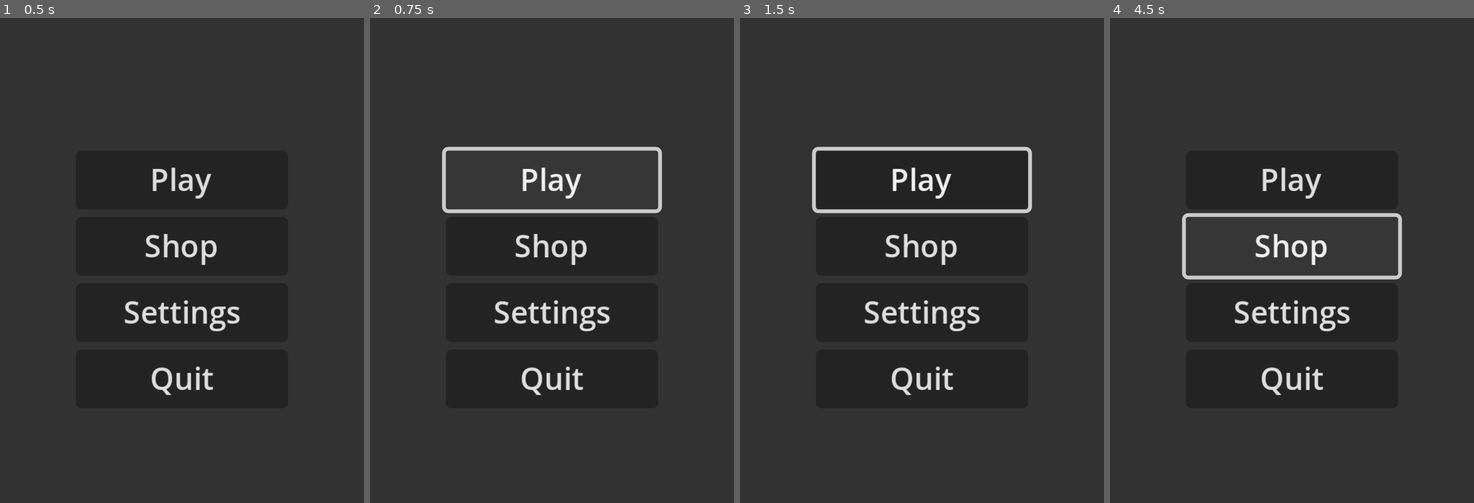
Above: before the commit, frames 1-4 (left to right).
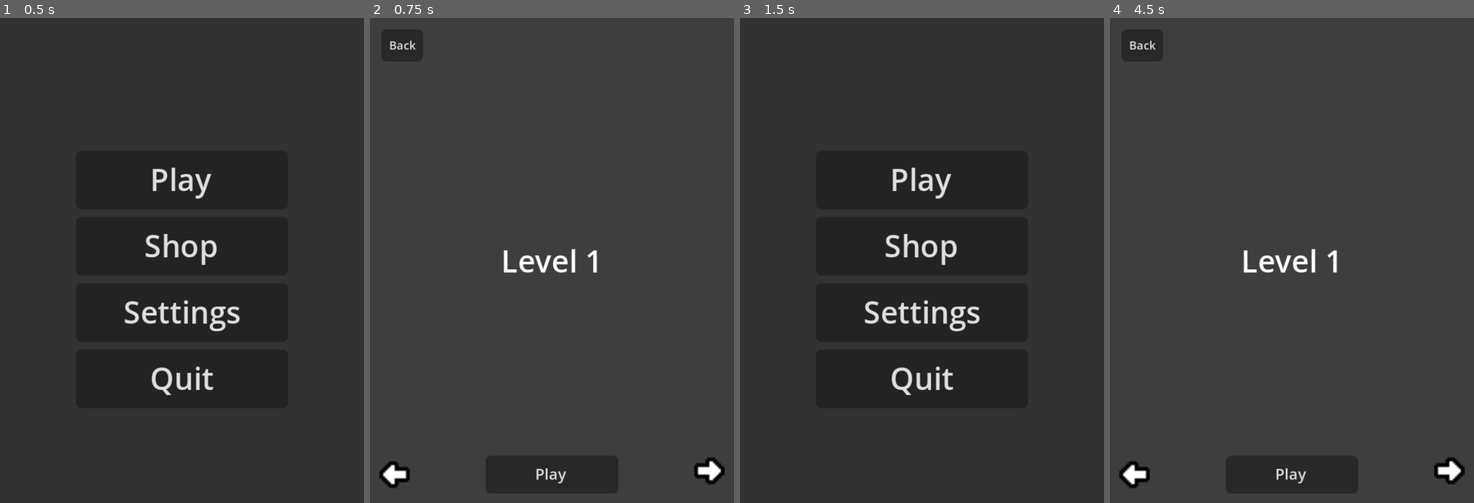
Above: after the commit, the same moments.

Repository: jasutsu/breakout-the-game
Game: Godot game, scene res://main.tscn
Two runs of this game, one before a commit and one after it. Both use one fixed random seed, a clock stepped at 60 frames per second and the inputs below.
Inputs (mouse positions are in pixels of both pictures, inside the frame that each line leads up to):
- Up to frame 1 (0.5 s): no input
- Up to frame 2 (0.75 s): click "Play" at 0.5 s
- Up to frame 3 (1.5 s): click (772, 47) at 1.25 s, where only the run after the commit has a clickable "Back"
- Up to frame 4 (4.5 s): click "Play" at 2 s; click (1448, 473) at 2.77 s; click (1448, 473) at 3.52 s; click (1292, 245) at 4.25 s, where only the run before the commit has a clickable "Shop"

Frame 1 is identical in both runs. In frame 2, 23% of the frame differs, in the area x 2-98%, y 4-97%; in frame 3, 1.3%; in frame 4, 23%.

Commit message:
ui manager

Diff:
--- a/scenes/game_manager/game_manager.tscn
+++ b/game_manager/game_manager.tscn
@@ -1,6 +1,6 @@
 [gd_scene load_steps=2 format=3 uid="uid://d1gcvyg72ugoy"]
 
-[ext_resource type="Script" uid="uid://bnap8p33r1ucp" path="res://scenes/game_manager/game_manager.gd" id="1_lycnq"]
+[ext_resource type="Script" uid="uid://bnap8p33r1ucp" path="res://game_manager/game_manager.gd" id="1_lycnq"]
 
 [node name="GameManager" type="Node"]
 script = ExtResource("1_lycnq")
--- a/project.godot
+++ b/project.godot
@@ -18,7 +18,7 @@
 [autoload]
 
 UiManager="*res://ui/ui_manager/ui_manager.tscn"
-GameManager="*res://scenes/game_manager/game_manager.tscn"
+GameManager="*res://game_manager/game_manager.tscn"
 
 [display]
 
--- /dev/null
+++ b/ui/scenes/in_game_pause_ui/in_game_pause_ui.gd
@@ -0,0 +1,11 @@
+extends Control
+
+signal action_button_pressed
+signal go_to_main_menu_pressed
+
+func _on_action_button_pressed() -> void:
+	action_button_pressed.emit()
+
+
+func _on_go_to_main_menu_pressed() -> void:
+	go_to_main_menu_pressed.emit()
--- a/ui/scenes/in_game_pause_ui/in_game_pause_ui.tscn
+++ b/ui/scenes/in_game_pause_ui/in_game_pause_ui.tscn
@@ -1,4 +1,6 @@
-[gd_scene load_steps=3 format=3 uid="uid://cx1skyiean4ik"]
+[gd_scene load_steps=4 format=3 uid="uid://cx1skyiean4ik"]
+
+[ext_resource type="Script" uid="uid://cyk5y778ugnhb" path="res://ui/scenes/in_game_pause_ui/in_game_pause_ui.gd" id="1_bsaba"]
 
 [sub_resource type="StyleBoxFlat" id="StyleBoxFlat_l682d"]
 bg_color = Color(0, 0, 0, 0.388235)
@@ -13,6 +15,7 @@
 anchor_bottom = 1.0
 grow_horizontal = 2
 grow_vertical = 2
+script = ExtResource("1_bsaba")
 
 [node name="Panel" type="Panel" parent="."]
 layout_mode = 1
@@ -90,3 +93,6 @@
 
 [node name="Control" type="Control" parent="VBoxContainer"]
 layout_mode = 2
+
+[connection signal="pressed" from="VBoxContainer/Action" to="." method="_on_action_button_pressed"]
+[connection signal="pressed" from="VBoxContainer/GoToMainMenu" to="." method="_on_go_to_main_menu_pressed"]
--- /dev/null
+++ b/ui/scenes/in_game_ui/in_game_ui.gd
@@ -0,0 +1 @@
+extends Control
--- a/ui/scenes/in_game_ui/in_game_ui.tscn
+++ b/ui/scenes/in_game_ui/in_game_ui.tscn
@@ -1,6 +1,7 @@
-[gd_scene load_steps=2 format=3 uid="uid://b46b3fygiesud"]
+[gd_scene load_steps=3 format=3 uid="uid://b46b3fygiesud"]
 
 [ext_resource type="Texture2D" uid="uid://g2o2uqi77ou2" path="res://assets/Brick_Breaker_Assets/Hearts.png" id="1_c7uy1"]
+[ext_resource type="Script" uid="uid://bjdrgqa65g4eq" path="res://ui/scenes/in_game_ui/in_game_ui.gd" id="1_s40id"]
 
 [node name="InGameUi" type="Control"]
 layout_mode = 3
@@ -9,6 +10,7 @@
 anchor_bottom = 1.0
 grow_horizontal = 2
 grow_vertical = 2
+script = ExtResource("1_s40id")
 
 [node name="MarginContainer" type="MarginContainer" parent="."]
 layout_mode = 1
--- /dev/null
+++ b/ui/scenes/select_level_ui/select_level_ui.gd
@@ -0,0 +1,11 @@
+extends Control
+
+signal back_pressed
+signal play_pressed
+
+func _on_back_pressed() -> void:
+	back_pressed.emit()
+
+
+func _on_play_pressed() -> void:
+	play_pressed.emit()
--- a/ui/scenes/select_level_ui/select_level_ui.tscn
+++ b/ui/scenes/select_level_ui/select_level_ui.tscn
@@ -1,6 +1,7 @@
-[gd_scene load_steps=4 format=3 uid="uid://d0ou0okxw460k"]
+[gd_scene load_steps=5 format=3 uid="uid://d0ou0okxw460k"]
 
 [ext_resource type="Texture2D" uid="uid://d3vldrs72avir" path="res://assets/kenney_cursor-pixel-pack/Tiles/tile_0073.png" id="1_5ge60"]
+[ext_resource type="Script" uid="uid://bbdhxfley00mx" path="res://ui/scenes/select_level_ui/select_level_ui.gd" id="1_swfqy"]
 [ext_resource type="Texture2D" uid="uid://dgfnq00be3rss" path="res://assets/kenney_cursor-pixel-pack/Tiles/tile_0072.png" id="2_swfqy"]
 
 [sub_resource type="StyleBoxFlat" id="StyleBoxFlat_2x1oe"]
@@ -13,6 +14,7 @@
 anchor_bottom = 1.0
 grow_horizontal = 2
 grow_vertical = 2
+script = ExtResource("1_swfqy")
 
 [node name="Panel" type="Panel" parent="."]
 layout_mode = 1
@@ -83,3 +85,6 @@
 layout_mode = 2
 size_flags_horizontal = 10
 texture_normal = ExtResource("2_swfqy")
+
+[connection signal="pressed" from="Back" to="." method="_on_back_pressed"]
+[connection signal="pressed" from="MarginContainer/HBoxContainer/Play" to="." method="_on_play_pressed"]
--- /dev/null
+++ b/ui/state_machine/in_game.gd
@@ -0,0 +1,11 @@
+extends UiState
+
+func enter(prev_state: String = "", data: Dictionary = {}) -> void:
+	$InGameUi.visible = true
+
+func exit() -> void:
+	$InGameUi.visible = false
+
+func _unhandled_input(event: InputEvent) -> void:
+	if event.is_action_pressed("ui_cancel"):
+		finished.emit(UiStateNames.IN_GAME_PAUSE)
--- /dev/null
+++ b/ui/state_machine/in_game_pause.gd
@@ -0,0 +1,15 @@
+extends UiState
+
+func enter(prev_state: String = "", data: Dictionary = {}) -> void:
+	$InGamePauseUi.visible = true
+
+func exit() -> void:
+	$InGamePauseUi.visible = false
+
+
+func _on_action_button_pressed() -> void:
+	finished.emit(UiStateNames.IN_GAME)
+
+
+func _on_main_menu_pressed() -> void:
+	finished.emit(UiStateNames.MAIN_MENU)
--- a/ui/state_machine/main_menu.gd
+++ b/ui/state_machine/main_menu.gd
@@ -8,3 +8,11 @@
 
 func _on_main_menu_ui_settings_pressed() -> void:
 	finished.emit(UiStateNames.SETTINGS)
+
+
+func _on_main_menu_ui_play_pressed() -> void:
+	finished.emit(UiStateNames.SELECT_LEVEL)
+
+
+func _on_main_menu_ui_quit_pressed() -> void:
+	get_tree().quit()
--- /dev/null
+++ b/ui/state_machine/select_level.gd
@@ -0,0 +1,14 @@
+extends UiState
+
+func enter(prev_state: String = "", data: Dictionary = {}) -> void:
+	$SelectLevelUi.visible = true
+
+func exit() -> void:
+	$SelectLevelUi.visible = false
+
+func _on_select_level_ui_back_pressed() -> void:
+	finished.emit(UiStateNames.MAIN_MENU)
+
+
+func _on_select_level_ui_play_pressed() -> void:
+	finished.emit(UiStateNames.IN_GAME)
--- a/ui/state_machine/ui_state.gd
+++ b/ui/state_machine/ui_state.gd
@@ -4,6 +4,9 @@
 const UiStateNames = {
 	MAIN_MENU = "MainMenu",
 	SETTINGS = "Settings",
+	SELECT_LEVEL = "SelectLevel",
+	IN_GAME = "InGame",
+	IN_GAME_PAUSE = "InGamePause",
 }
 
 signal finished(new_state_name: String, data: Dictionary)
--- a/ui/state_machine/ui_state_machine.gd
+++ b/ui/state_machine/ui_state_machine.gd
@@ -3,6 +3,9 @@
 const UiStateNames = {
 	MAIN_MENU = "MainMenu",
 	SETTINGS = "Settings",
+	SELECT_LEVEL = "SelectLevel",
+	IN_GAME = "InGame",
+	IN_GAME_PAUSE = "InGamePause",
 }
 
 @export var initial_state_name: String = UiStateNames.MAIN_MENU
--- a/ui/ui_manager/ui_manager.tscn
+++ b/ui/ui_manager/ui_manager.tscn
@@ -6,6 +6,12 @@
 [ext_resource type="PackedScene" uid="uid://cqs812hs3i1e3" path="res://ui/scenes/main_menu_ui/main_menu_ui.tscn" id="4_ci6gg"]
 [ext_resource type="PackedScene" uid="uid://1vt0nyd60qja" path="res://ui/scenes/settings_ui/settings_ui.tscn" id="5_quorr"]
 [ext_resource type="Script" uid="uid://j5s76hdjplgc" path="res://ui/state_machine/settings.gd" id="5_sjpo4"]
+[ext_resource type="Script" uid="uid://b75p1hi8luc2c" path="res://ui/state_machine/select_level.gd" id="7_mv502"]
+[ext_resource type="PackedScene" uid="uid://d0ou0okxw460k" path="res://ui/scenes/select_level_ui/select_level_ui.tscn" id="8_loq1h"]
+[ext_resource type="Script" uid="uid://dci3aku6aifoi" path="res://ui/state_machine/in_game.gd" id="9_7pjdk"]
+[ext_resource type="PackedScene" uid="uid://b46b3fygiesud" path="res://ui/scenes/in_game_ui/in_game_ui.tscn" id="9_loq1h"]
+[ext_resource type="Script" uid="uid://xlhn68icq3bu" path="res://ui/state_machine/in_game_pause.gd" id="11_4xrkm"]
+[ext_resource type="PackedScene" uid="uid://cx1skyiean4ik" path="res://ui/scenes/in_game_pause_ui/in_game_pause_ui.tscn" id="12_5kx56"]
 
 [node name="UiManager" type="Node"]
 script = ExtResource("1_pvxgq")
@@ -24,5 +30,29 @@
 [node name="SettingsUi" parent="StateMachine/Settings" instance=ExtResource("5_quorr")]
 visible = false
 
+[node name="SelectLevel" type="Node" parent="StateMachine"]
+script = ExtResource("7_mv502")
+
+[node name="SelectLevelUi" parent="StateMachine/SelectLevel" instance=ExtResource("8_loq1h")]
+visible = false
+
+[node name="InGame" type="Node" parent="StateMachine"]
+script = ExtResource("9_7pjdk")
+
+[node name="InGameUi" parent="StateMachine/InGame" instance=ExtResource("9_loq1h")]
+visible = false
+
+[node name="InGamePause" type="Node" parent="StateMachine"]
+script = ExtResource("11_4xrkm")
+
+[node name="InGamePauseUi" parent="StateMachine/InGamePause" instance=ExtResource("12_5kx56")]
+visible = false
+
+[connection signal="play_pressed" from="StateMachine/MainMenu/MainMenuUI" to="StateMachine/MainMenu" method="_on_main_menu_ui_play_pressed"]
+[connection signal="quit_pressed" from="StateMachine/MainMenu/MainMenuUI" to="StateMachine/MainMenu" method="_on_main_menu_ui_quit_pressed"]
 [connection signal="settings_pressed" from="StateMachine/MainMenu/MainMenuUI" to="StateMachine/MainMenu" method="_on_main_menu_ui_settings_pressed"]
 [connection signal="back_pressed" from="StateMachine/Settings/SettingsUi" to="StateMachine/Settings" method="_on_settings_ui_back_pressed"]
+[connection signal="back_pressed" from="StateMachine/SelectLevel/SelectLevelUi" to="StateMachine/SelectLevel" method="_on_select_level_ui_back_pressed"]
+[connection signal="play_pressed" from="StateMachine/SelectLevel/SelectLevelUi" to="StateMachine/SelectLevel" method="_on_select_level_ui_play_pressed"]
+[connection signal="action_button_pressed" from="StateMachine/InGamePause/InGamePauseUi" to="StateMachine/InGamePause" method="_on_action_button_pressed"]
+[connection signal="go_to_main_menu_pressed" from="StateMachine/InGamePause/InGamePauseUi" to="StateMachine/InGamePause" method="_on_main_menu_pressed"]
Renamed: scenes/game_manager/game_manager.gd -> game_manager/game_manager.gd
Renamed: scenes/game_manager/game_manager.gd.uid -> game_manager/game_manager.gd.uid
Not shown, added: ui/scenes/in_game_pause_ui/in_game_pause_ui.gd.uid
Not shown, added: ui/scenes/in_game_ui/in_game_ui.gd.uid
Not shown, added: ui/scenes/select_level_ui/select_level_ui.gd.uid
Not shown, added: ui/state_machine/in_game.gd.uid
Not shown, added: ui/state_machine/in_game_pause.gd.uid
Not shown, added: ui/state_machine/select_level.gd.uid
Not shown: 1 places in ui/ui_manager/ui_manager.tscn that only renumber resources
